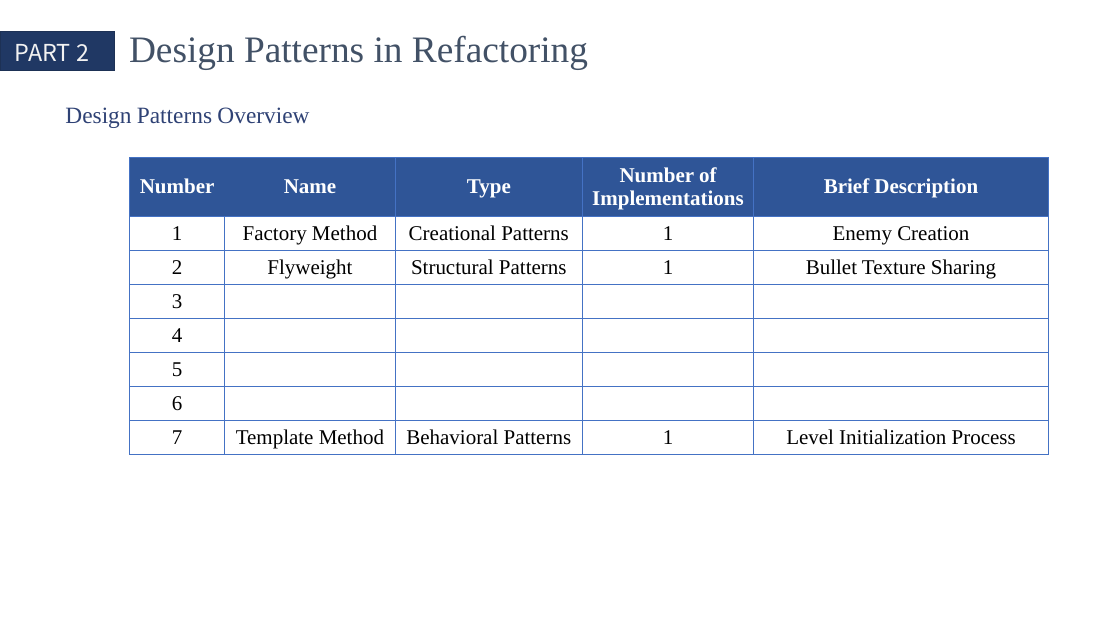
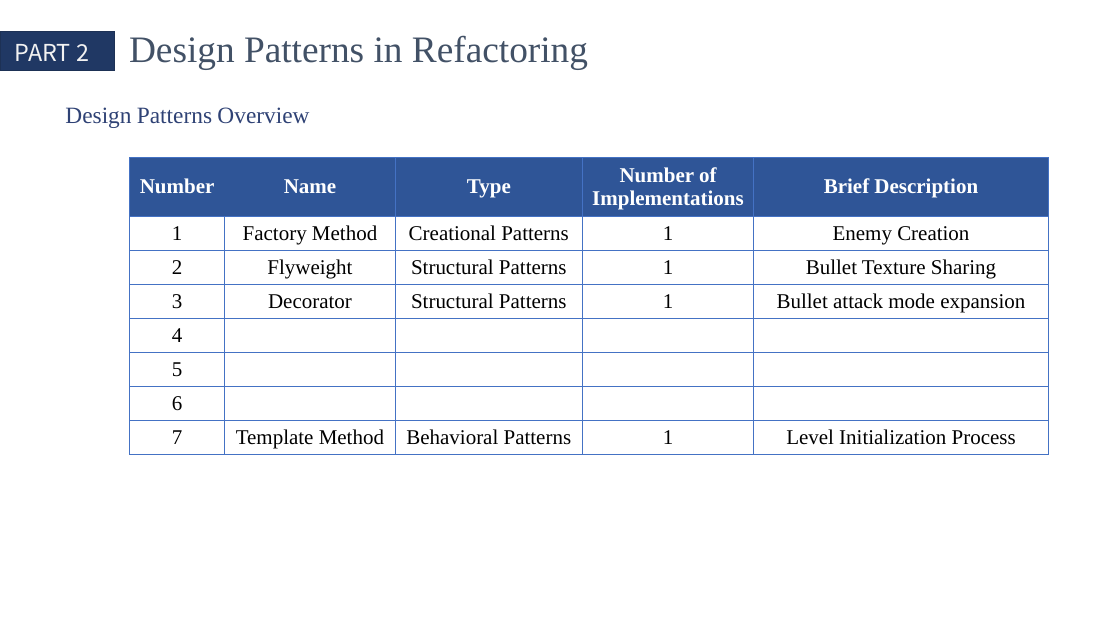
Before and after one commit to QinCheng0928/Cocos2d, a slide deck: slide 5 of 文档/DesignPattern.pptx. Drawn at 1120x630 pixels with LibreOffice and Linux fonts; fonts in the diff are those of the drawing. Boxes give left, top, right and bottom in pixels: in the first picture for what was removed or moved away, otherwise in the second. Text is boxed around its words. In the diff, an @@ line names an element or a change of style, - is before the commit and + after.

```diff
--- a/文档/DesignPattern.pptx
+++ b/文档/DesignPattern.pptx
@@ table at [129, 157, 1049, 455] @@
-row 4: 3 |  |  |  | 
+row 4: 3 | Decorator | Structural Patterns | 1 | Bullet attack mode expansion
```
Also in this commit, not shown: 9 other files.
